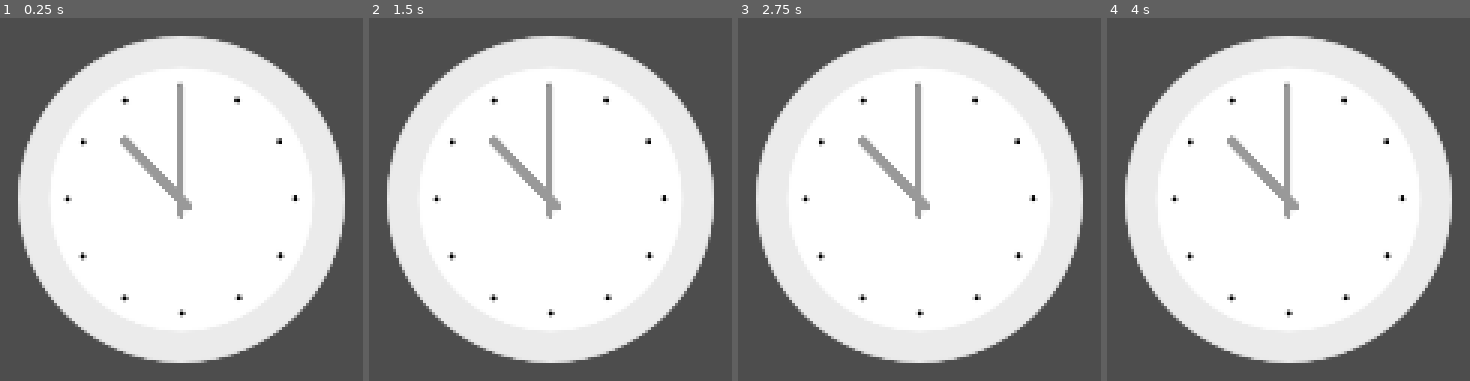
Above: before the commit, frames 1-4 (left to right).
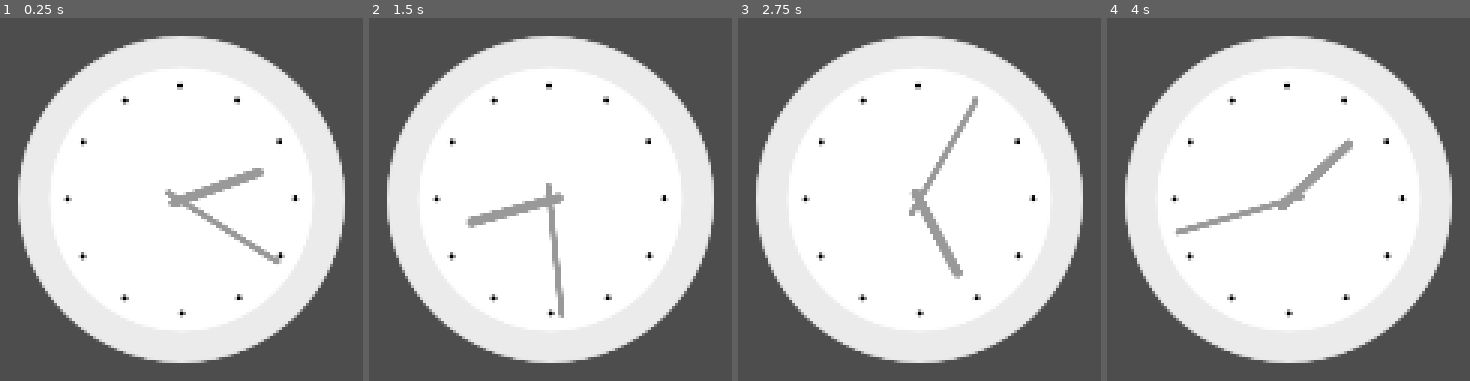
Above: after the commit, the same moments.

Repository: JoeyPL5/trigamedev-monthly-5
Game: Godot game, scene res://Scenes/UIComponents/Clock.tscn
Two runs of this game, one before a commit and one after it. Both use one fixed random seed, a clock stepped at 60 frames per second and the inputs below. This scene is started directly instead of the project's main scene. Sound files missing from this copy of the repository are replaced by a short silence.
Inputs (mouse positions are in pixels of both pictures, inside the frame that each line leads up to):
- Up to frame 1 (0.25 s): no input
- Up to frame 2 (1.5 s): move the mouse to (outside the picture) at 0.52 s; click (outside the picture) at 0.67 s; move the mouse to (outside the picture) at 1.27 s; click (outside the picture) at 1.42 s
- Up to frame 3 (2.75 s): move the mouse to (outside the picture) at 2.02 s; click (outside the picture) at 2.17 s
- Up to frame 4 (4 s): move the mouse to (outside the picture) at 2.77 s; click (outside the picture) at 2.92 s; move the mouse to (outside the picture) at 3.52 s; click (outside the picture) at 3.67 s

The runs differ from the first frame. In frame 1, 2.4% of the frame differs, in the area x 33-78%, y 18-68%; in frame 2, 2.4%; in frame 3, 2.4%; in frame 4, 2.5%, in the area x 19-68%, y 18-61%.

Commit message:
soundfx fix

Diff:
--- a/TriGameDevMontlyGameJam5/destruction-jam-game/Scenes/SoundFX.tscn
+++ b/TriGameDevMontlyGameJam5/destruction-jam-game/Scenes/SoundFX.tscn
@@ -1,10 +1,13 @@
 [gd_scene format=3 uid="uid://bvu1xwo00shmm"]
 
 [ext_resource type="Script" uid="uid://cmktdh3kgcadb" path="res://Scripts/sound_fx.gd" id="1_1ntyl"]
+[ext_resource type="AudioStream" uid="uid://bmxpyadk7b8et" path="res://Assets/Audio/CoinsOnCoins.wav" id="2_278rc"]
 
 [node name="SoundFX" type="Node" unique_id=1068000652 node_paths=PackedStringArray("placeholder")]
 script = ExtResource("1_1ntyl")
 placeholder = NodePath("SoundEffect")
 
 [node name="SoundEffect" type="AudioStreamPlayer2D" parent="." unique_id=2109857280]
+stream = ExtResource("2_278rc")
+volume_db = 8.125
 bus = &"SoundFX"
--- a/TriGameDevMontlyGameJam5/destruction-jam-game/Scripts/Clock.gd
+++ b/TriGameDevMontlyGameJam5/destruction-jam-game/Scripts/Clock.gd
@@ -12,12 +12,13 @@
 @export var update_speed : float = 0.2
 
 
-#func _ready() -> void:
-	## TESTING
-	#while true:
-		#increment_time(randi_range(0, 3), randi_range(0, 30))
-		#print("hour: %s, minute: %s" % [str(hour), str(minute)])
-		#await update_time(hour, minute)
+func _ready() -> void:
+	# TESTING
+	while true:
+		SoundFX.play_sound_effect(SoundFX.placeholder)
+		increment_time(randi_range(0, 3), randi_range(0, 30))
+		print("hour: %s, minute: %s" % [str(hour), str(minute)])
+		await update_time(hour, minute)
 
 
 func increment_time(hours : int, minutes : int) -> void:
--- a/TriGameDevMontlyGameJam5/destruction-jam-game/Scripts/sound_fx.gd
+++ b/TriGameDevMontlyGameJam5/destruction-jam-game/Scripts/sound_fx.gd
@@ -5,6 +5,8 @@
 
 
 func play_sound_effect(sound_node : AudioStreamPlayer2D) -> void:
+	if sound_node == null:
+		return
 	var dupe_sound : AudioStreamPlayer2D = sound_node.duplicate(false)
 	self.add_child(dupe_sound)
 	dupe_sound.play()
--- a/TriGameDevMontlyGameJam5/destruction-jam-game/project.godot
+++ b/TriGameDevMontlyGameJam5/destruction-jam-game/project.godot
@@ -25,7 +25,7 @@
 Constants="*uid://3bu622s4tv1u"
 Animations="*uid://dmup76obaeown"
 Utils="*uid://bext3bqm0irtj"
-SoundFX="*uid://cmktdh3kgcadb"
+SoundFX="*uid://bvu1xwo00shmm"
 
 [display]
 
Not shown, added: TriGameDevMontlyGameJam5/destruction-jam-game/Assets/Audio/CoinsOnCoins.wav.import
Not shown, added: TriGameDevMontlyGameJam5/destruction-jam-game/Assets/Audio/CoinsOnCoins.wav
